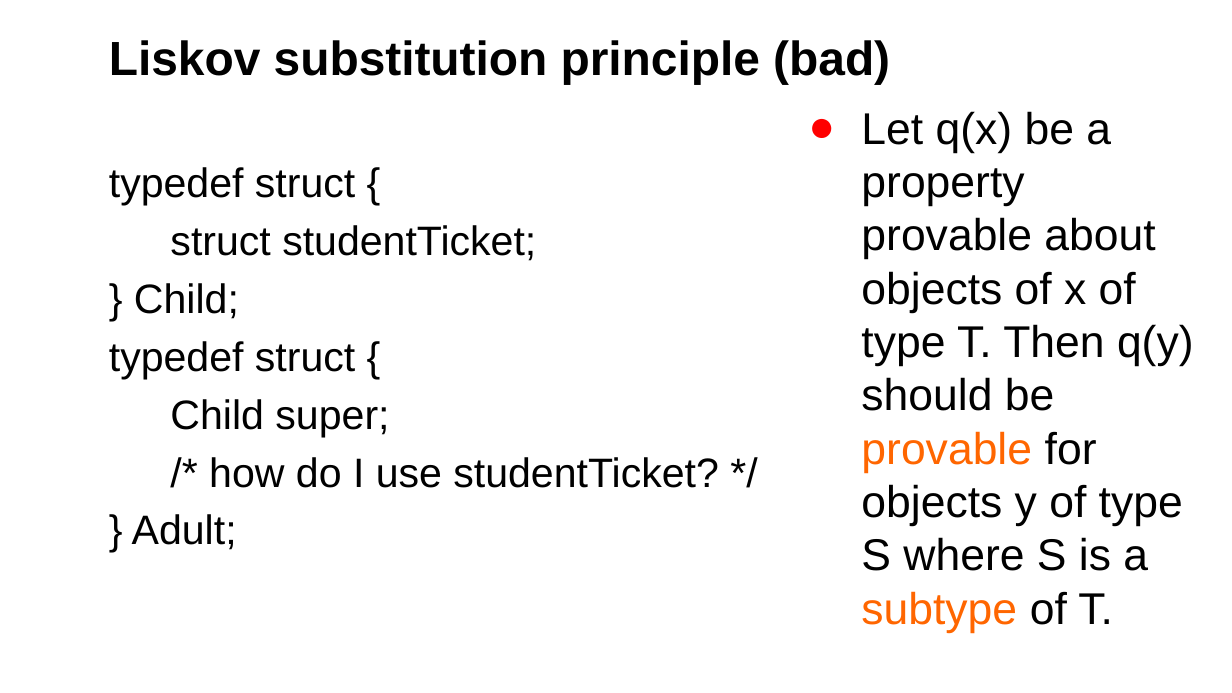
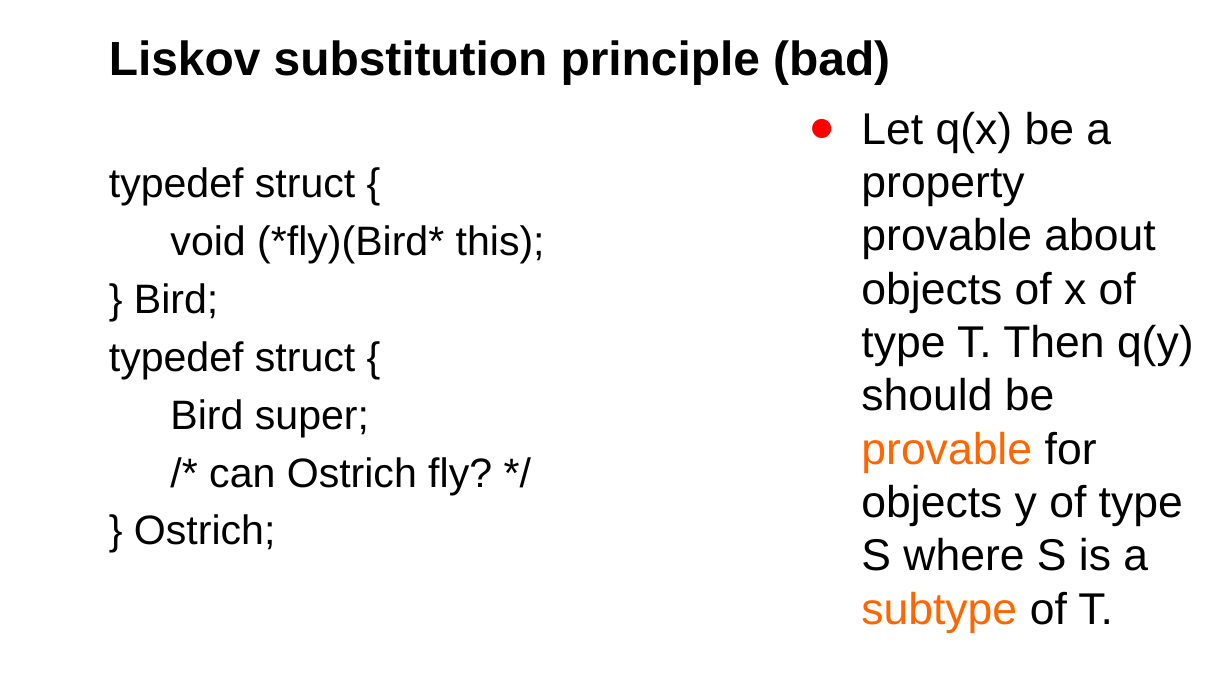
Before and after one commit to middlehuang/portal, a slide deck: slide 27 of CGreen TestDouble ETDD OOC DP ver 0.5.pptx. Drawn at 1232x693 pixels with LibreOffice and Linux fonts; fonts in the diff are those of the drawing; background and template pictures are left out. Boxes give left, top, right and bottom in pixels: in the first picture for what was removed or moved away, otherwise in the second. Text is boxed around its words. In the diff, an @@ line names an element or a change of style, - is before the commit and + after.

```diff
--- a/CGreen TestDouble ETDD OOC DP ver 0.5.pptx
+++ b/CGreen TestDouble ETDD OOC DP ver 0.5.pptx
@@ text at [134, 225, 545, 319]: text changed @@
-struct studentTicket;
-} Child;
+void (*fly)(Bird* this);
+} Bird;
@@ text at [134, 399, 492, 550]: text changed @@
-Child super;
-/* how do I use studentTicket? */
-} Adult;
+Bird super;
+/* can Ostrich fly? */
+} Ostrich;
```
Also in this commit, not shown: 10 other slides changed, 2 slides added.
